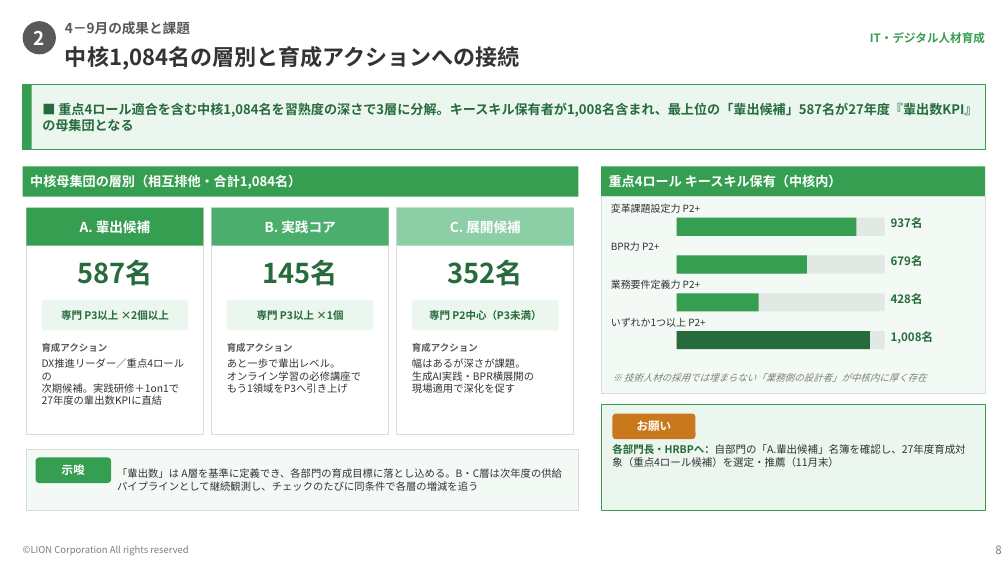
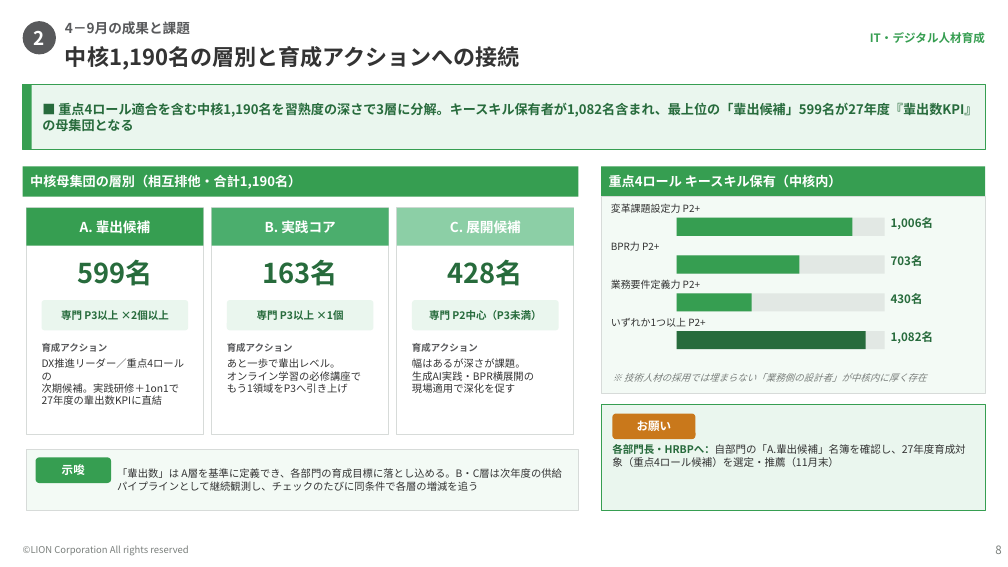
Before and after one commit to tk-tus2-cloud/free_creative, a slide deck: slide 2 of スキルチェック_1000名フィルタリング条件.pptx. Drawn at 1008x567 pixels with LibreOffice and Linux fonts; fonts in the diff are those of the drawing. Boxes give left, top, right and bottom in pixels: in the first picture for what was removed or moved away, otherwise in the second. Text is boxed around its words. In the diff, an @@ line names an element or a change of style, - is before the commit and + after.

```diff
--- a/スキルチェック_1000名フィルタリング条件.pptx
+++ b/スキルチェック_1000名フィルタリング条件.pptx
@@ text at (x1=65, y1=46, x2=520, y2=70): text changed @@
-中核1,084名の層別と育成アクションへの接続
+中核1,190名の層別と育成アクションへの接続
@@ text at (x1=42, y1=102, x2=977, y2=131): text changed @@
-■ 重点4ロール適合を含む中核1,084名を習熟度の深さで3層に分解。キースキル保有者が1,008名含まれ、最上位の「輩出候補」587名が27年度『輩出数KPI』の母集団となる
+■ 重点4ロール適合を含む中核1,190名を習熟度の深さで3層に分解。キースキル保有者が1,082名含まれ、最上位の「輩出候補」599名が27年度『輩出数KPI』の母集団となる
@@ text at (x1=30, y1=175, x2=301, y2=189): text changed @@
-中核母集団の層別（相互排他・合計1,084名）
+中核母集団の層別（相互排他・合計1,190名）
@@ rectangle resized from (x1=677, y1=218, x2=857, y2=236) to (x1=677, y1=218, x2=852, y2=236) @@
@@ text at (x1=891, y1=217, x2=934, y2=230): text changed @@
-937名
+1,006名
@@ text at (x1=77, y1=259, x2=153, y2=286): text changed @@
-587名
+599名
@@ text at (x1=262, y1=259, x2=338, y2=286): text changed @@
-145名
+163名
@@ text at (x1=447, y1=259, x2=523, y2=286): text changed @@
-352名
+428名
@@ rectangle resized from (x1=677, y1=256, x2=807, y2=274) to (x1=677, y1=256, x2=799, y2=274) @@
@@ text at (x1=891, y1=255, x2=923, y2=266): text changed @@
-679名
+703名
@@ rectangle resized from (x1=677, y1=293, x2=759, y2=312) to (x1=677, y1=293, x2=752, y2=312) @@
@@ rectangle resized from (x1=677, y1=331, x2=870, y2=349) to (x1=677, y1=331, x2=866, y2=349) @@
@@ text at (x1=891, y1=331, x2=934, y2=344): text changed @@
-1,008名
+1,082名
```
Also in this commit, not shown: 1 other slide changed, 1 slide added, 1 other file.
